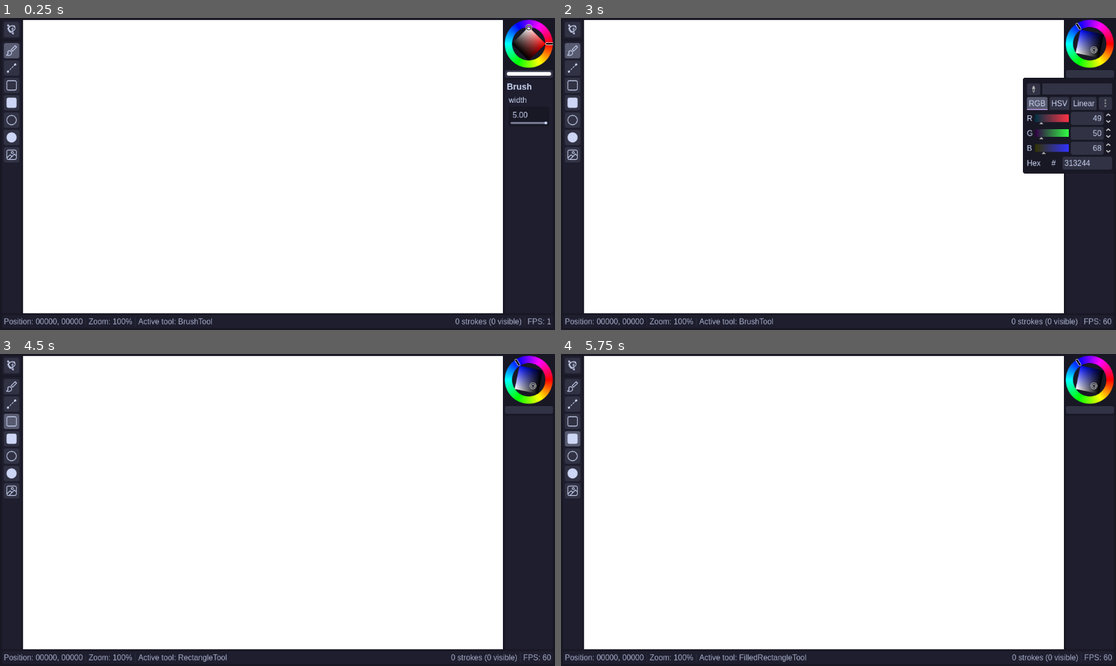
Above: before the commit, frames 1-4 (two rows, left to right).
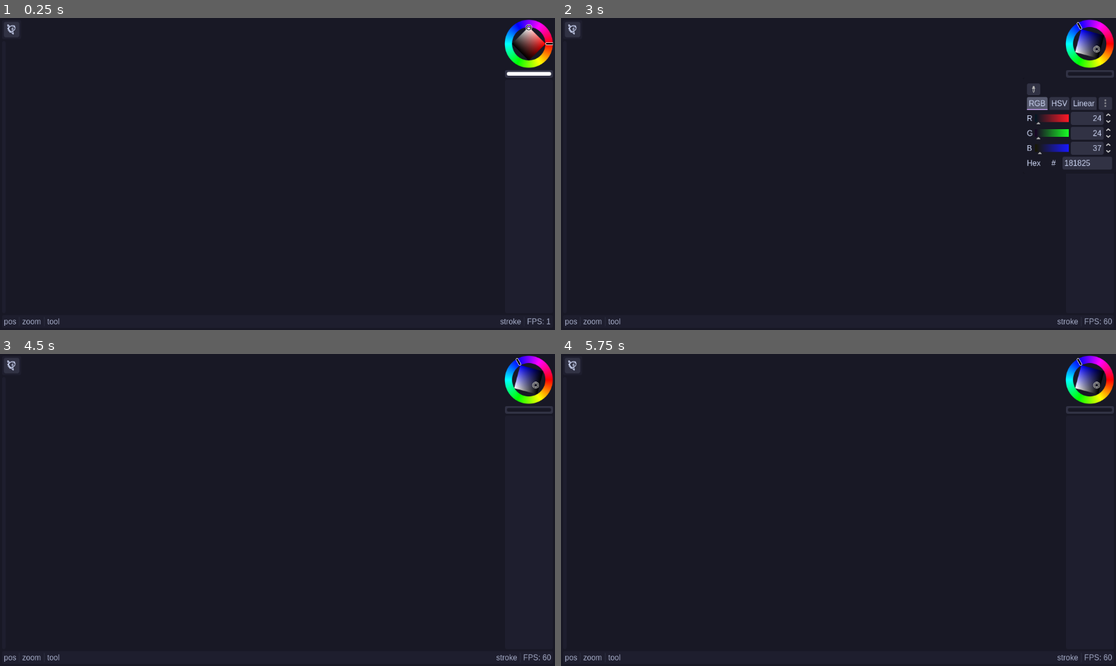
Above: after the commit, the same moments.

Repository: sockeye-d/sunfish
Game: Godot game, scene res://ui/main.tscn
Same seed, same stepped clock (60 frames per second), same inputs: the game is played once before the commit and once after it.
Inputs (mouse positions are in pixels of both pictures, inside the frame that each line leads up to):
- Up to frame 1 (0.25 s): no input
- Up to frame 2 (3 s): click (572, 49) at 0.52 s; click (1088, 74) at 1.25 s; click (1032, 89) at 2 s; click (572, 67) at 2.77 s
- Up to frame 3 (4.5 s): click "RGB" at 3.5 s; click (11, 422) at 4.27 s
- Up to frame 4 (5.75 s): click (572, 438) at 5.02 s

The runs differ from the first frame. In frame 1, 83% of the frame differs, in the area x 0-100%, y 0-99%; in frame 2, 82%; in frame 3, 83%; in frame 4, 83%.
Error after the commit: Parse Error: Identifier "StreamPeerFile" not declared in the current scope. (res://ui/whiteboard/whiteboard.gd:84)

Commit message:
replace performance-critical drawing code with C++

Diff:
--- a/plugins/dev/fishies/sunfish/BrushTool.gd
+++ b/plugins/dev/fishies/sunfish/BrushTool.gd
@@ -53,7 +53,7 @@
 
 class BrushElement extends WhiteboardTool.Element:
 	static func _static_init() -> void:
-		WhiteboardTools.register_deserializer(BrushElement)
+		WhiteboardManager.register_deserializer(BrushElement)
 
 	var points: PackedVector2Array
 	var pressures: PackedFloat32Array
@@ -86,19 +86,8 @@
 		if real_width < 0.0:
 			return
 		if points.size() >= 2:
-			var real_points: PackedVector2Array
-			real_points.resize(points.size() * 2 + 2)
-			var real_size: int = 0
-			var last_point: Vector2 = points[0]
-			for i in points.size() - 1:
-				if last_point.distance_to(points[i]) < 4.0 / wb.draw_scale and i != 0:
-					continue
-				real_points[real_size] = points[i]
-				last_point = points[i]
-				real_size += 1
-			real_points[real_size] = points[-1]
-			real_points.resize(real_size + 1)
-			DrawingUtil.draw_round_polyline(wb.get_canvas_item(), real_points, color, real_width, pressures)
+			var merged_points := DrawingUtil.merge_close_points(points, pressures, 2.0 / wb.draw_scale)
+			DrawingUtil.draw_round_polyline(wb.get_canvas_item(), merged_points[0], color, real_width, merged_points[1])
 
 
 	func get_bounding_box() -> Rect2:
@@ -136,7 +125,7 @@
 
 class BrushDotElement extends WhiteboardTool.Element:
 	static func _static_init() -> void:
-		WhiteboardTools.register_deserializer(BrushDotElement)
+		WhiteboardManager.register_deserializer(BrushDotElement)
 
 	var position: Vector2
 	var color: Color
--- a/plugins/dev/fishies/sunfish/CircleTool.gd
+++ b/plugins/dev/fishies/sunfish/CircleTool.gd
@@ -12,7 +12,7 @@
 
 class CircleElement extends ShapeTool.ShapeElement:
 	static func _static_init() -> void:
-		WhiteboardTools.register_deserializer(CircleElement)
+		WhiteboardManager.register_deserializer(CircleElement)
 
 	static func get_id() -> String: return "dev.fishies.sunfish.CircleElement"
 
--- a/plugins/dev/fishies/sunfish/FilledCircleTool.gd
+++ b/plugins/dev/fishies/sunfish/FilledCircleTool.gd
@@ -12,7 +12,7 @@
 
 class FilledCircleElement extends ShapeTool.ShapeElement:
 	static func _static_init() -> void:
-		WhiteboardTools.register_deserializer(FilledCircleElement)
+		WhiteboardManager.register_deserializer(FilledCircleElement)
 
 	static func get_id() -> String: return "dev.fishies.sunfish.FilledCircleElement"
 
--- a/plugins/dev/fishies/sunfish/FilledRectangleTool.gd
+++ b/plugins/dev/fishies/sunfish/FilledRectangleTool.gd
@@ -12,7 +12,7 @@
 
 class FilledRectangleElement extends ShapeTool.ShapeElement:
 	static func _static_init() -> void:
-		WhiteboardTools.register_deserializer(FilledRectangleElement)
+		WhiteboardManager.register_deserializer(FilledRectangleElement)
 
 	static func get_id() -> String: return "dev.fishies.sunfish.FilledRectangleElement"
 
--- a/plugins/dev/fishies/sunfish/ImageTool.gd
+++ b/plugins/dev/fishies/sunfish/ImageTool.gd
@@ -83,7 +83,7 @@
 
 class ImageElement extends WhiteboardTool.Element:
 	static func _static_init() -> void:
-		WhiteboardTools.register_deserializer(ImageElement)
+		WhiteboardManager.register_deserializer(ImageElement)
 
 	var rect: Rect2
 	var image: Image:
--- a/plugins/dev/fishies/sunfish/LineTool.gd
+++ b/plugins/dev/fishies/sunfish/LineTool.gd
@@ -50,7 +50,7 @@
 
 class LineElement extends WhiteboardTool.Element:
 	static func _static_init() -> void:
-		WhiteboardTools.register_deserializer(LineElement)
+		WhiteboardManager.register_deserializer(LineElement)
 
 	var color: Color
 	var width: float
--- a/plugins/dev/fishies/sunfish/PanTool.gd
+++ b/plugins/dev/fishies/sunfish/PanTool.gd
@@ -2,6 +2,11 @@
 
 var is_dragging: bool = false
 var drag_start_pos: Vector2
+
+
+static func _static_init() -> void:
+	WhiteboardManager.register_passive_tool(new())
+
 
 static func get_id() -> String: return "dev.fishies.sunfish.PanTool"
 
--- a/plugins/dev/fishies/sunfish/RectangleTool.gd
+++ b/plugins/dev/fishies/sunfish/RectangleTool.gd
@@ -12,7 +12,7 @@
 
 class RectangleElement extends ShapeTool.ShapeElement:
 	static func _static_init() -> void:
-		WhiteboardTools.register_deserializer(RectangleElement)
+		WhiteboardManager.register_deserializer(RectangleElement)
 
 	static func get_id() -> String: return "dev.fishies.sunfish.RectangleElement"
 
--- a/project.godot
+++ b/project.godot
@@ -28,6 +28,10 @@
 FileDialogUtil="*res://scripts/autoload/file_dialog_util.gd"
 ThemeManager="*res://scripts/autoload/theme_manager.gd"
 DebugManager="*res://scripts/autoload/debug_manager.gd"
+
+[debug]
+
+gdscript/warnings/static_called_on_instance=0
 
 [display]
 
@@ -66,7 +70,7 @@
 textures/vram_compression/import_etc2_astc=true
 shader_compiler/shader_cache/enabled=false
 anti_aliasing/quality/msaa_2d=2
-environment/defaults/default_clear_color=Color(0.1764706, 0.1764706, 0.1764706, 1)
+environment/defaults/default_clear_color=Color(0.09411765, 0.09411765, 0.14509805, 1)
 
 [shader_globals]
 
--- a/scripts/util/drawing_util.gd
+++ b/scripts/util/drawing_util.gd
@@ -1,4 +1,4 @@
-class_name DrawingUtil
+class_name DrawingUtil2
 
 
 const CIRCLE_RESOLUTION = 90
--- a/scripts/whiteboard/whiteboard_tools.gd
+++ b/scripts/whiteboard/whiteboard_manager.gd
@@ -1,7 +1,18 @@
-class_name WhiteboardTools
+class_name WhiteboardManager
 
 
+static var passive_tools: Dictionary[String, WhiteboardTool]
+
 static var _deserializers: Dictionary[String, Callable]
+
+
+static func register_passive_tool(tool: WhiteboardTool) -> void:
+	_register_passive_tool.call_deferred(tool)
+
+
+static func _register_passive_tool(tool: WhiteboardTool) -> void:
+	if tool.get_id() not in passive_tools:
+		passive_tools[tool.get_id()] = tool
 
 
 static func register_deserializer(script: Script) -> void:
--- a/ui/whiteboard/whiteboard.gd
+++ b/ui/whiteboard/whiteboard.gd
@@ -27,7 +27,6 @@
 var elements: Array[WhiteboardTool.Element]
 var preview_elements: Array[WhiteboardTool.PreviewElement]
 var active_tools: Array[WhiteboardTool] = []
-var passive_tools: Array[WhiteboardTool] = [PanTool.new()]
 
 var active_element_count: int
 var visible_element_count: int
@@ -82,9 +81,7 @@
 		primary_color = color_picker.color
 	var fd := FileAccess.open("user://save.sunfish", FileAccess.READ)
 	if fd:
-		var stream := StreamPeerBuffer.new()
-		stream.data_array = fd.get_buffer(FileAccess.get_size(fd.get_path_absolute()))
-		deserialize(stream)
+		deserialize(StreamPeerFile.from(fd))
 
 
 func _draw() -> void:
@@ -120,7 +117,10 @@
 	if e is InputEventMouseMotion and not has_focus():
 		grab_focus()
 	var new_preview_elements: Array[WhiteboardTool.PreviewElement]
-	for tool in active_tools + passive_tools:
+	var tools: Array[WhiteboardTool]
+	tools.append_array(WhiteboardManager.passive_tools.values())
+	tools.append_array(active_tools)
+	for tool in tools:
 		@warning_ignore("redundant_await") # I don't know why it thinks this isn't a coroutine
 		var tool_output := await tool.receive_input(self, e.xformed_by((draw_xform).affine_inverse()))
 		if tool_output == null:
@@ -151,21 +151,16 @@
 
 
 func set_active_tools(new_active_tools: Array[WhiteboardTool]) -> void:
-	var new_tools: Array[WhiteboardTool]
-	for tool in active_tools:
-		if not tool.get_script().is_visible():
-			new_tools.append(tool)
-	new_tools.append_array(new_active_tools)
 	for tool in new_active_tools:
 		tool.activated(self)
-	active_tools = new_tools
+	active_tools = new_active_tools
 	active_tools_changed.emit()
 
 
 func serialize(stream: StreamPeer) -> void:
 	var json := var_to_bytes({
 		"xform": draw_xform,
-		"elements": WhiteboardTools.serialize(elements),
+		"elements": WhiteboardManager.serialize(elements),
 	})
 	var json_compressed := json.compress(FileAccess.COMPRESSION_ZSTD)
 	stream.put_u64(json.size())
@@ -176,7 +171,7 @@
 	var json_size := stream.get_u64()
 	var json_compressed: PackedByteArray =  stream.get_data(stream.get_available_bytes())[1]
 	var data = bytes_to_var(json_compressed.decompress(json_size, FileAccess.COMPRESSION_ZSTD))
-	elements = WhiteboardTools.deserialize(data.elements)
+	elements = WhiteboardManager.deserialize(data.elements)
 	draw_xform = data.xform
 
 
Not shown, added: cpp/.gdignore
Renamed: scripts/whiteboard/whiteboard_tools.gd.uid -> scripts/whiteboard/whiteboard_manager.gd.uid
Not shown, added: sunfish.gdextension.uid
Not shown, added: .clang-format
Not shown, changed: .gitignore
Not shown, added: .gitmodules
Not shown, added: SConstruct
Not shown, added: cpp/drawing_util.cpp
Not shown, added: cpp/drawing_util.h
Not shown, added: cpp/register_types.cpp
Not shown, added: cpp/register_types.h
Not shown, added: cpp/stream_peer_file.cpp
(and 2 more such lines)
